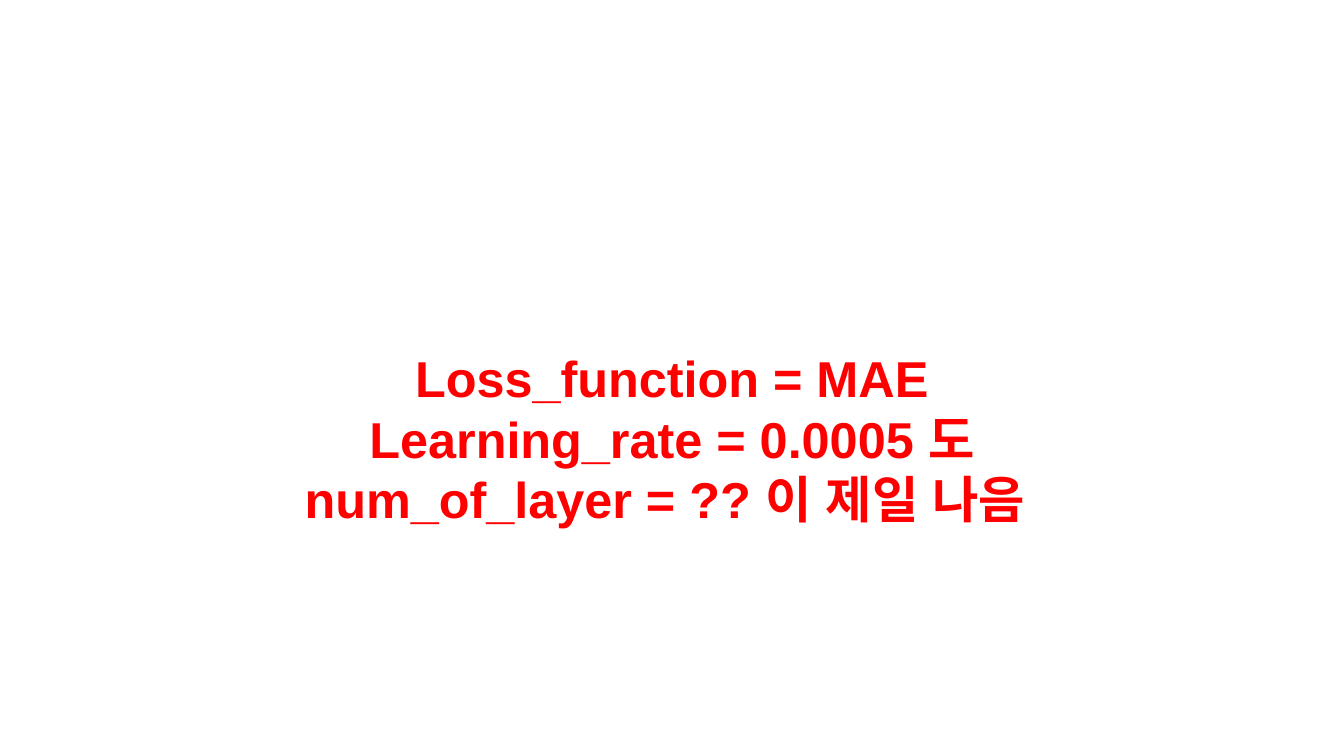
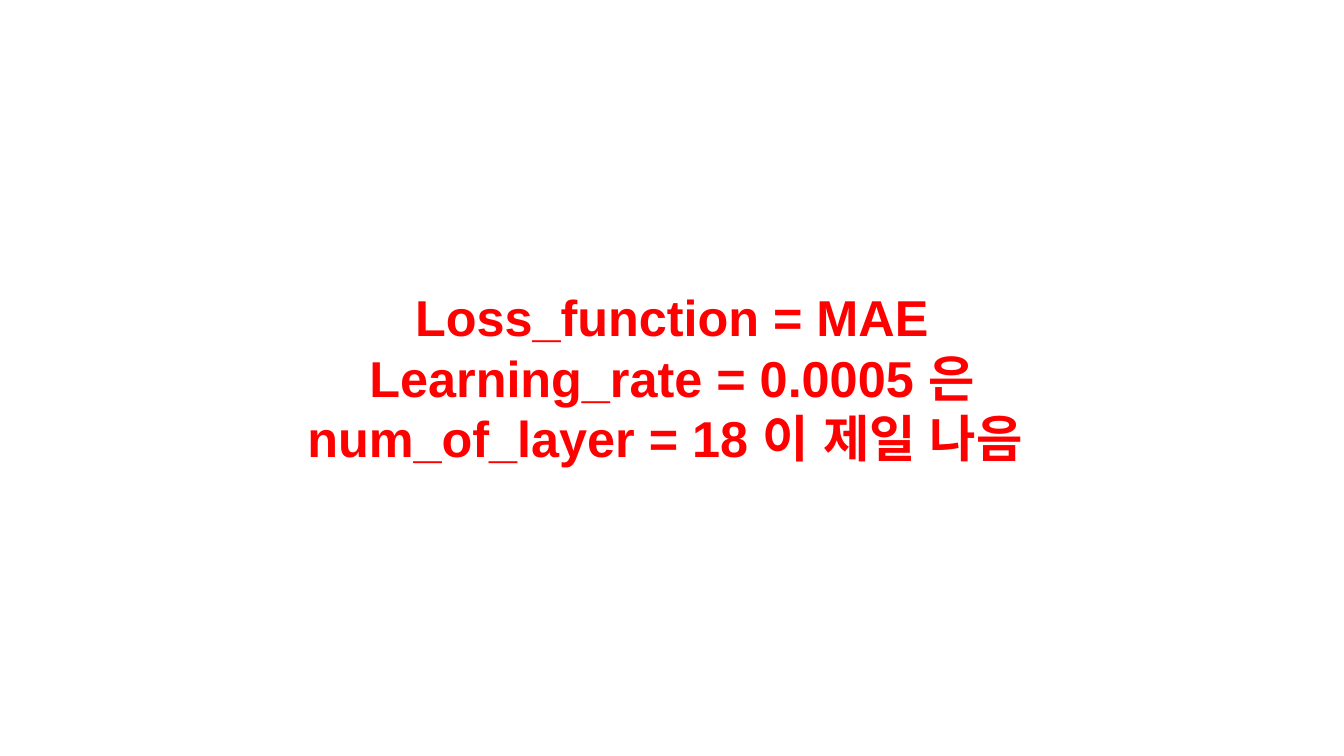
Before and after one commit to JEONGMIN0000/TrainDataCreater_LSTM, a slide deck: slide 25 of ParallelLSTM/result/성능개선 3 대곡교.pptx. Drawn at 1344x756 pixels with LibreOffice and Linux fonts; fonts in the diff are those of the drawing. Boxes give left, top, right and bottom in pixels: in the first picture for what was removed or moved away, otherwise in the second. Text is boxed around its words. In the diff, an @@ line names an element or a change of style, - is before the commit and + after.

```diff
--- a/ParallelLSTM/result/성능개선 3 대곡교.pptx
+++ b/ParallelLSTM/result/성능개선 3 대곡교.pptx
@@ text "Loss_function = MAE": place and size @@
-text "Loss_function = MAE" at (305, 360, 1026, 528)
+text "Loss_function = MAE" at (307, 299, 1023, 467)
@@ text at (307, 356, 1023, 467): text changed @@
-Learning_rate = 0.0005 도
-num_of_layer = ?? 이 제일 나음
+Learning_rate = 0.0005 은
+num_of_layer = 18 이 제일 나음
```
Also in this commit, not shown: 11 other slides changed, 3 other files.
